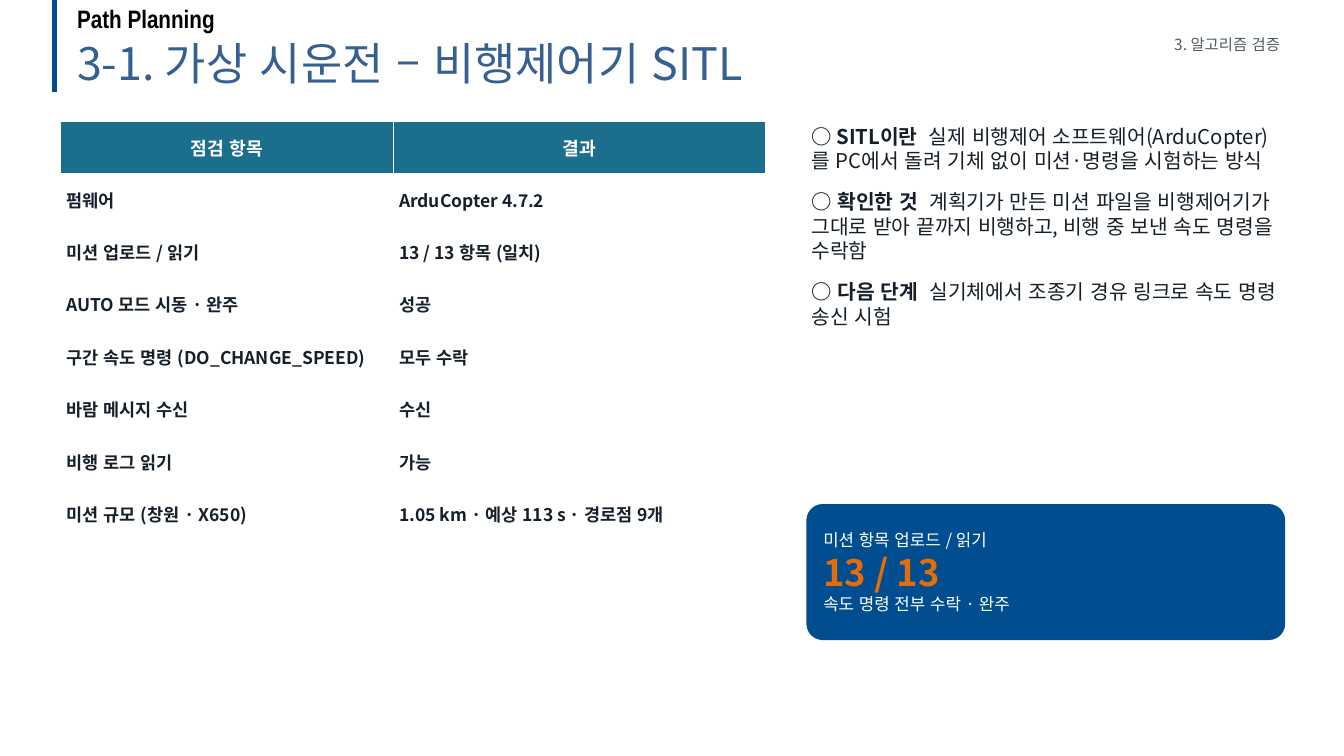
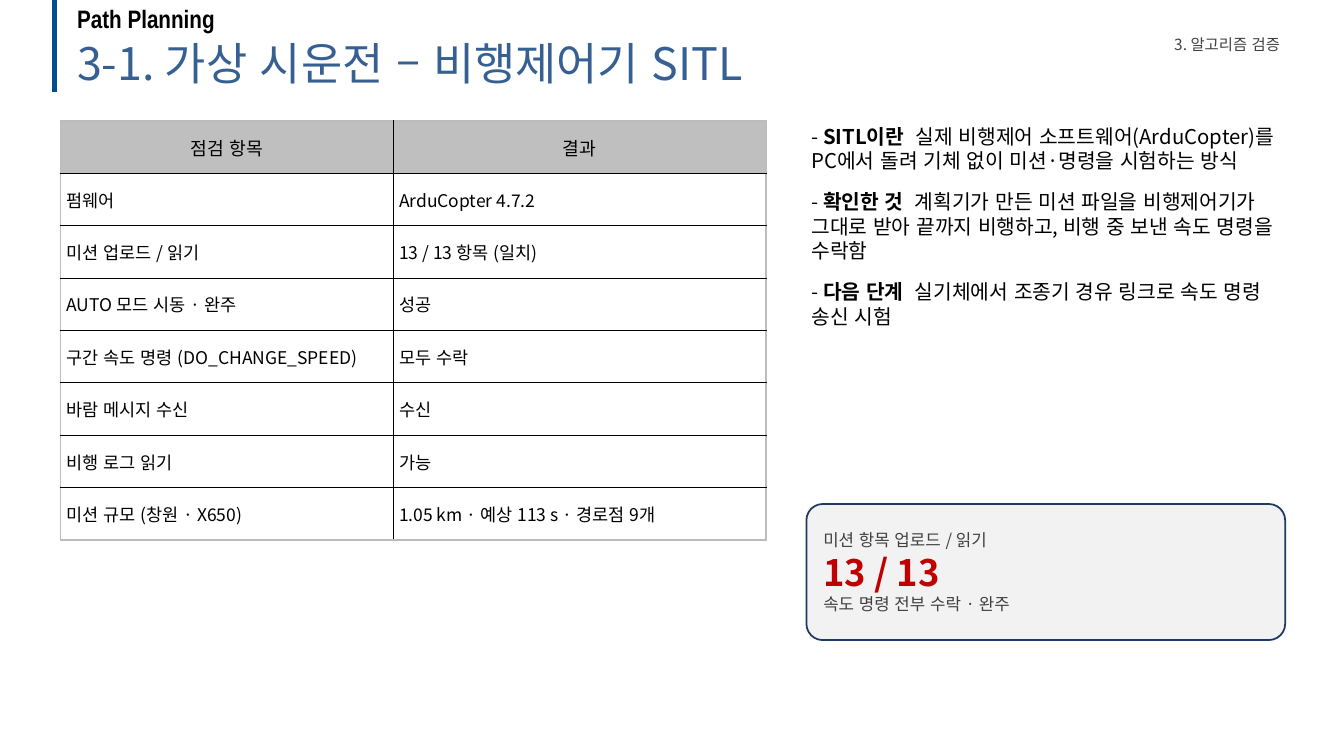
Before and after one commit to dnfl5345/Drone_path_opt, a slide deck: slide 14 of docs/drone_soc_business_talk.pptx. Drawn at 1344x756 pixels with LibreOffice and Linux fonts; fonts in the diff are those of the drawing; background and template pictures are left out. Boxes give left, top, right and bottom in pixels: in the first picture for what was removed or moved away, otherwise in the second. Text is boxed around its words. In the diff, an @@ line names an element or a change of style, - is before the commit and + after.

```diff
--- a/docs/drone_soc_business_talk.pptx
+++ b/docs/drone_soc_business_talk.pptx
@@ text "3. 알고리즘 검증" at (x1=1174, y1=37, x2=1280, y2=51): text colour #4C5A66 to #404040 @@
@@ table at (x1=60, y1=121, x2=766, y2=540) @@
@@ fill #1B6E8C to #BFBFBF in row 1 @@
@@ text colour #FFFFFF to #000000 in "점검 항목", "결과" @@
@@ bold off, text colour #16202A to #000000 @@
@@ borders changed @@
@@ text at (x1=811, y1=127, x2=1274, y2=326): text changed; text colour #16202A to #000000 @@
-○ SITL이란 실제 비행제어 소프트웨어(ArduCopter)를 PC에서 돌려 기체 없이 미션·명령을 시험하는 방식
-○ 확인한 것 계획기가 만든 미션 파일을 비행제어기가 그대로 받아 끝까지 비행하고, 비행 중 보낸 속도 명령을 수락함
-○ 다음 단계 실기체에서 조종기 경유 링크로 속도 명령 송신 시험
+- SITL이란 실제 비행제어 소프트웨어(ArduCopter)를 PC에서 돌려 기체 없이 미션·명령을 시험하는 방식
+- 확인한 것 계획기가 만든 미션 파일을 비행제어기가 그대로 받아 끝까지 비행하고, 비행 중 보낸 속도 명령을 수락함
+- 다음 단계 실기체에서 조종기 경유 링크로 속도 명령 송신 시험
@@ rounded rectangle "미션 항목 업로드 / 읽기" at (x1=807, y1=504, x2=1286, y2=640): text colour #FFFFFF to #404040 in "미션 항목 업로드 / 읽기", "속도 명령 전부 수락 · 완주"; text colour #E46C0A to #C00000 in "13 / 13"; fill #004E8F to #F2F2F2; outline none to #1F3864 1.25 pt @@
```
Also in this commit, not shown: 21 other slides changed, 10 other files.
